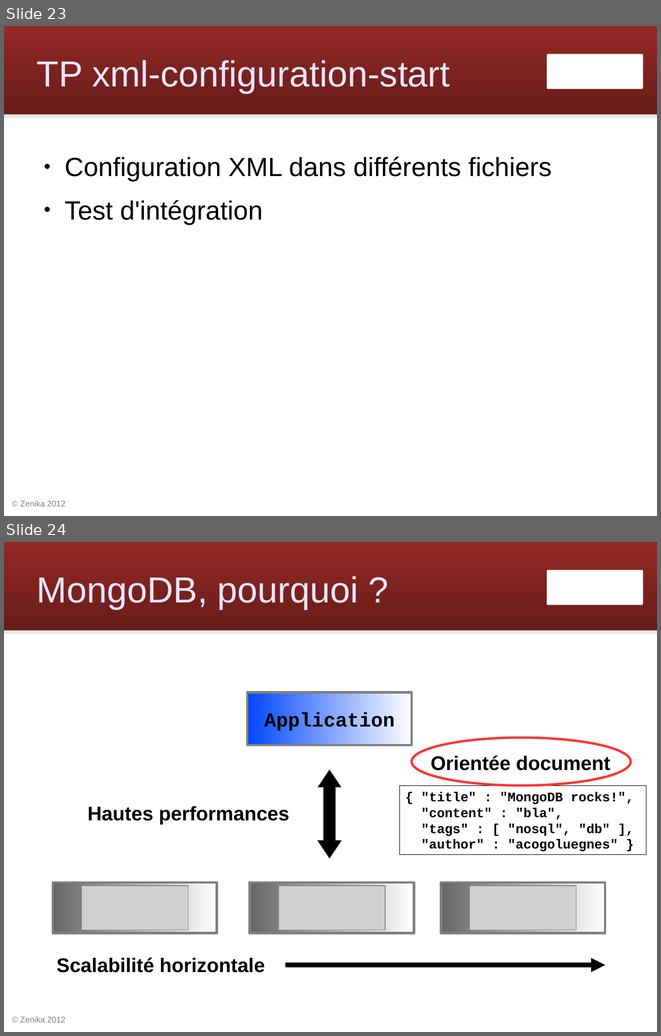
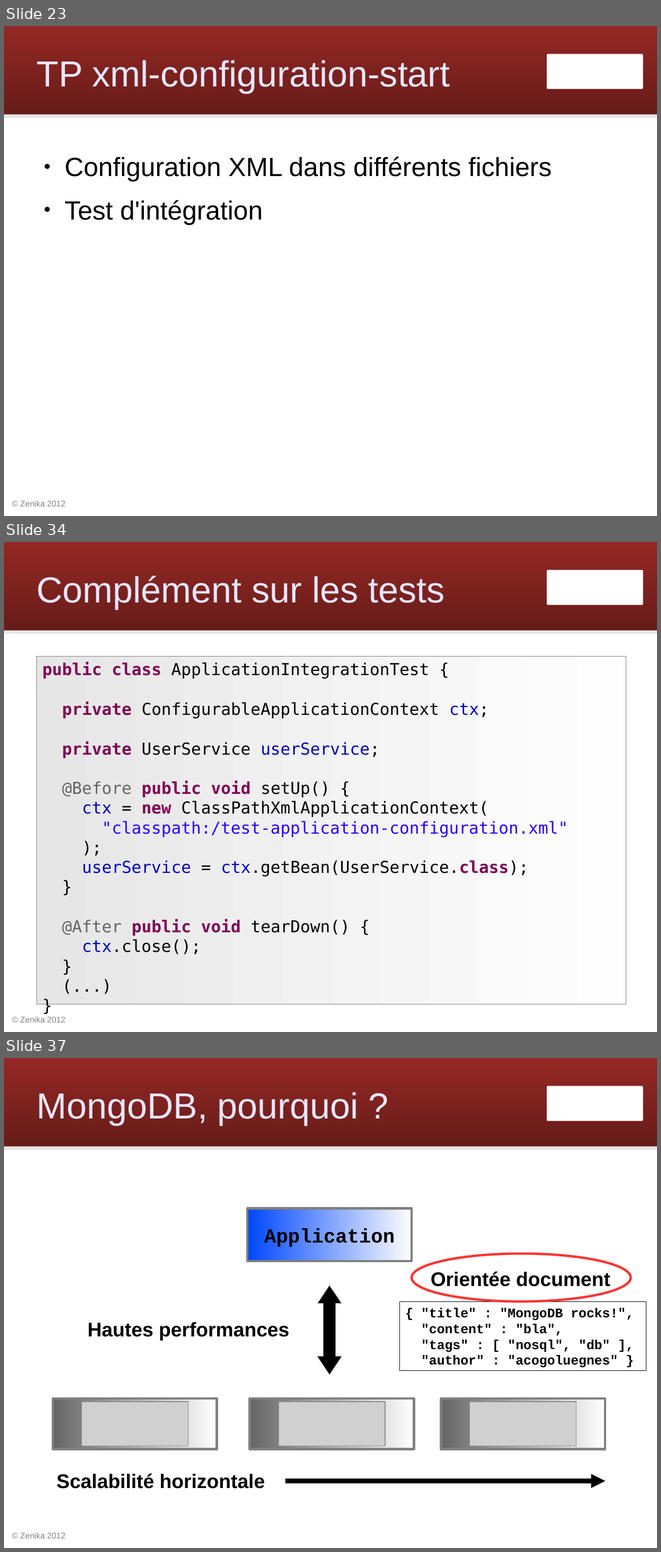
Before and after one commit to Zenika/workshop-spring-core, a slide deck: spring-workshop.odp. Shown one above the other, each under a label of ours: slides 23 and 24 before the commit, slides 23, 34 and 37 after it; the slides between them are not shown. The pictures are 661x1036 and 661x1552 pixels, drawn with LibreOffice and Linux fonts; fonts in the diff are those of the drawing; grey boxes stand for pictures; background and template pictures are left out. Boxes give left, top, right and bottom in pixels: in the first picture for what was removed or moved away, otherwise in the second. Text is boxed around its words. In the diff, an @@ line names an element or a change of style, - is before the commit and + after.

Commit message:
slides configuration annotations

```diff
--- a/spring-workshop.odp
+++ b/spring-workshop.odp
@@ slide 34 added at <box>4,542,657,1032</box>, background #FFFFFF; not listed: 4 template elements that a slide beside it also shows @@
@@ title added at <box>37,575,444,609</box>, 44 pt, text #E6E6FF @@
+Complément sur les tests
@@ rectangle added at <box>36,656,626,1004</box>, fill gradient #E6E6E6 to #FEFEFE, outline #808080 0 pt, 20 pt, text #000000 @@
+public class ApplicationIntegrationTest {
+private ConfigurableApplicationContext ctx;
+private UserService userService;
+@Before public void setUp() {
+ctx = new ClassPathXmlApplicationContext(
+"classpath:/test-application-configuration.xml"
+);
+userService = ctx.getBean(UserService.class);
+}
+@After public void tearDown() {
+ctx.close();
+}
+(...)
+}
@@ what was slide 24 is now slide 37 @@
```
Also in this commit, not shown: 1 slide changed, 12 other slides added.
